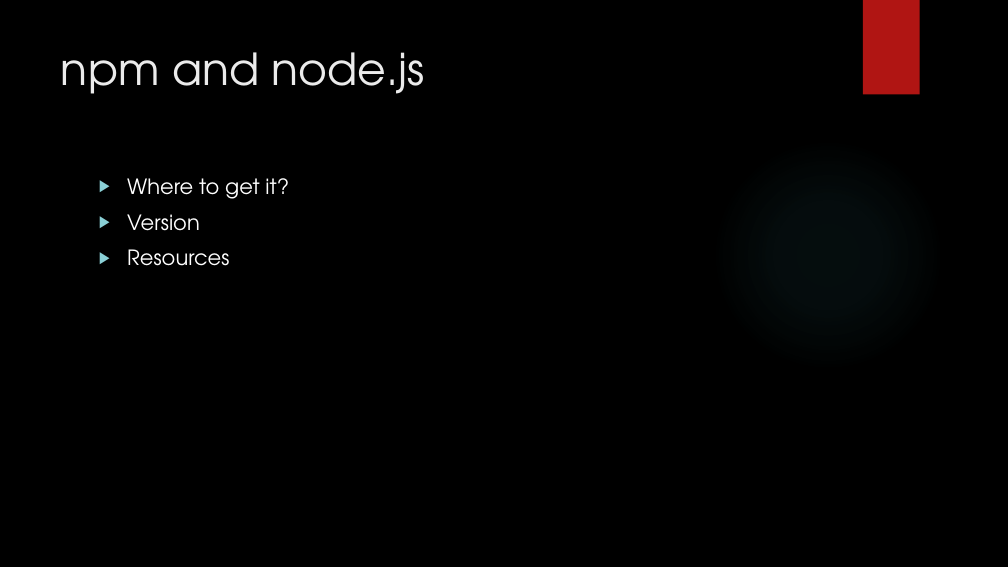
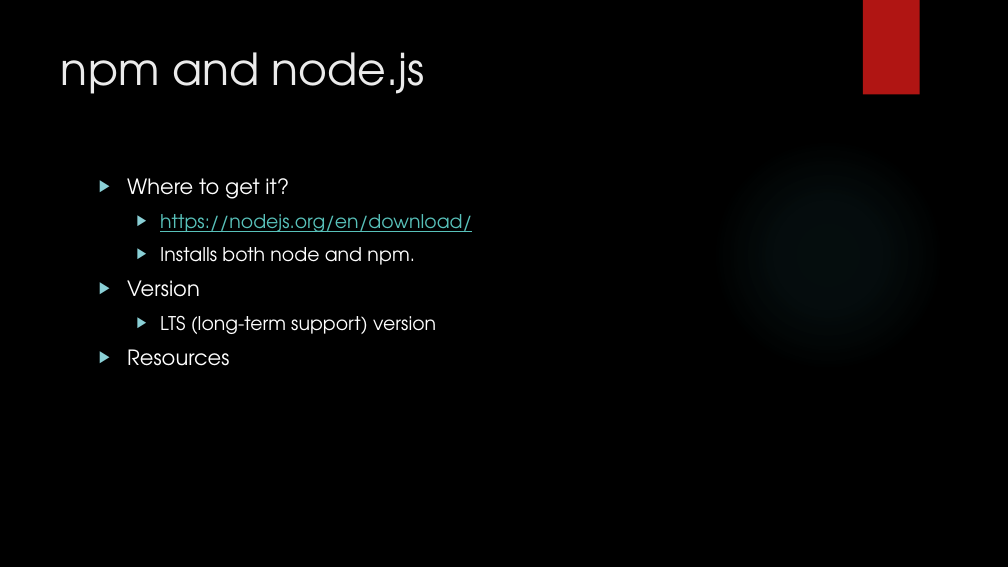
Before and after one commit to buildmotion/custom-angular-modules, a slide deck: slide 25 of presentation/custom-angular-modules.pptx. Drawn at 1008x567 pixels with LibreOffice and Linux fonts; fonts in the diff are those of the drawing; background and template pictures are left out. Boxes give left, top, right and bottom in pixels: in the first picture for what was removed or moved away, otherwise in the second. Text is boxed around its words. In the diff, an @@ line names an element or a change of style, - is before the commit and + after.

```diff
--- a/presentation/custom-angular-modules.pptx
+++ b/presentation/custom-angular-modules.pptx
@@ text at [160,214,472,265]: paragraphs added @@
+  ▶ https://nodejs.org/en/download/
+  ▶ Installs both node and npm.
@@ text at [160,316,436,334]: paragraph added @@
+  ▶ LTS (long-term support) version
```
Also in this commit, not shown: 3 other slides changed.
